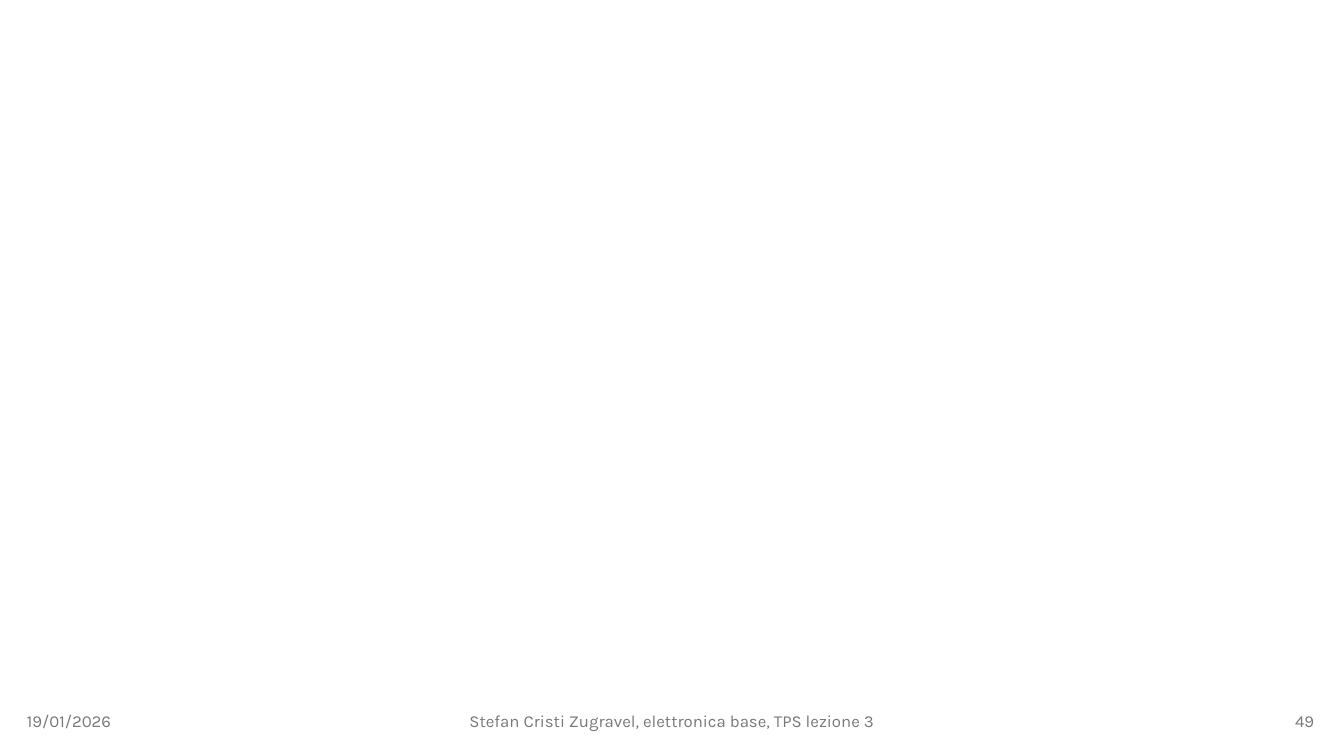
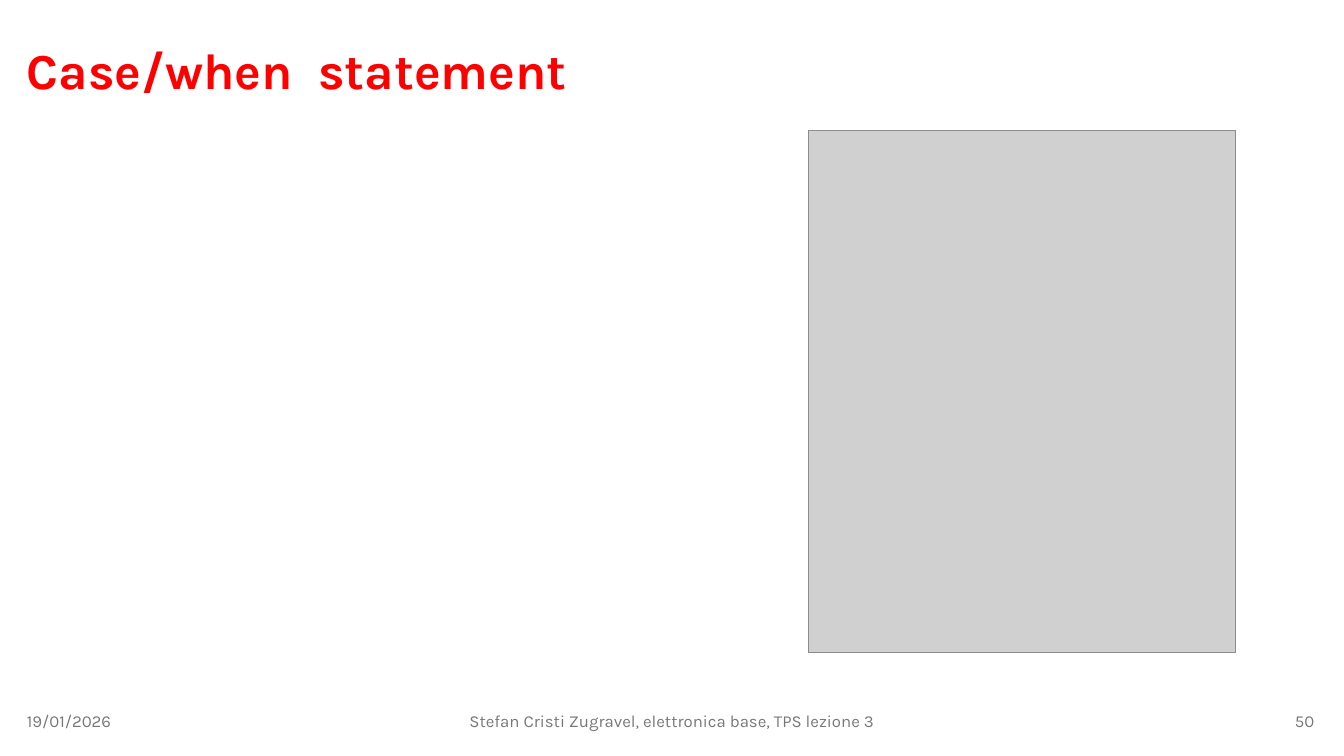
Before and after one commit to stefan-zugravel/elettronica_base, a slide deck: slide 50 of slides/lezione3.pptx (slide 49 before the commit). Drawn at 1344x756 pixels with LibreOffice and Linux fonts; fonts in the diff are those of the drawing; grey boxes stand for pictures. Boxes give left, top, right and bottom in pixels: in the first picture for what was removed or moved away, otherwise in the second. Text is boxed around its words. In the diff, an @@ line names an element or a change of style, - is before the commit and + after.

```diff
--- a/slides/lezione3.pptx
+++ b/slides/lezione3.pptx
@@ title added at [27, 51, 566, 93], 36 pt, text #FF0000, bold @@
+Case/when statement
@@ picture added at [809, 131, 1235, 653] @@
@@ page number at [1295, 716, 1314, 727]: text changed @@
-49
+50
```
Also in this commit, not shown: 5 other slides changed, 2 slides removed, 2 other files.
